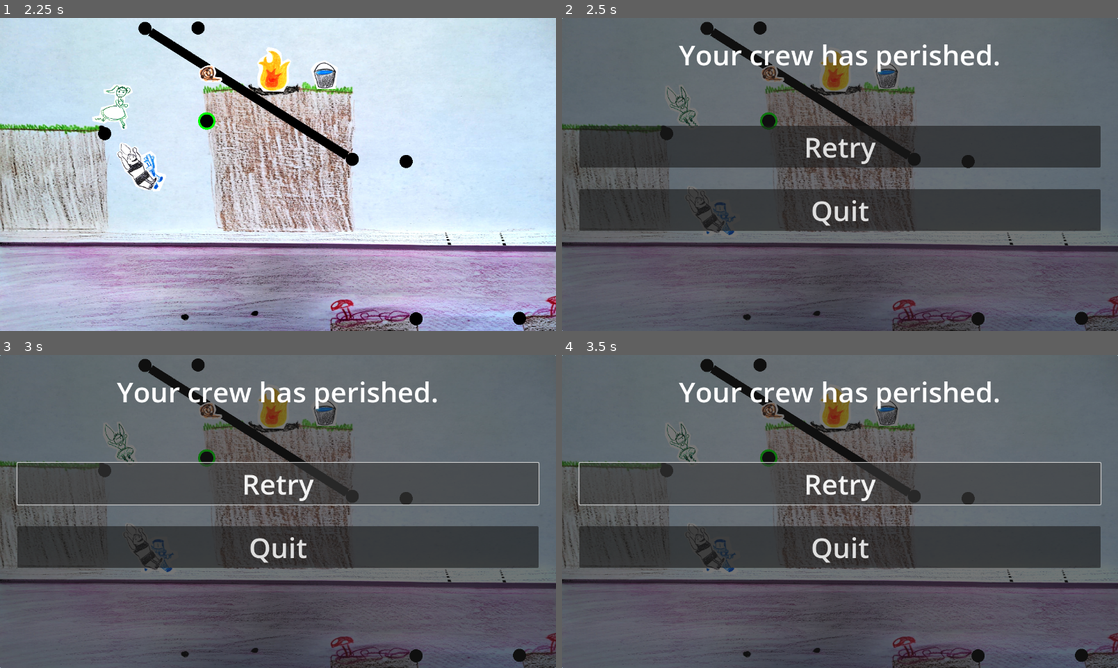
Above: before the commit, frames 1-4 (two rows, left to right).
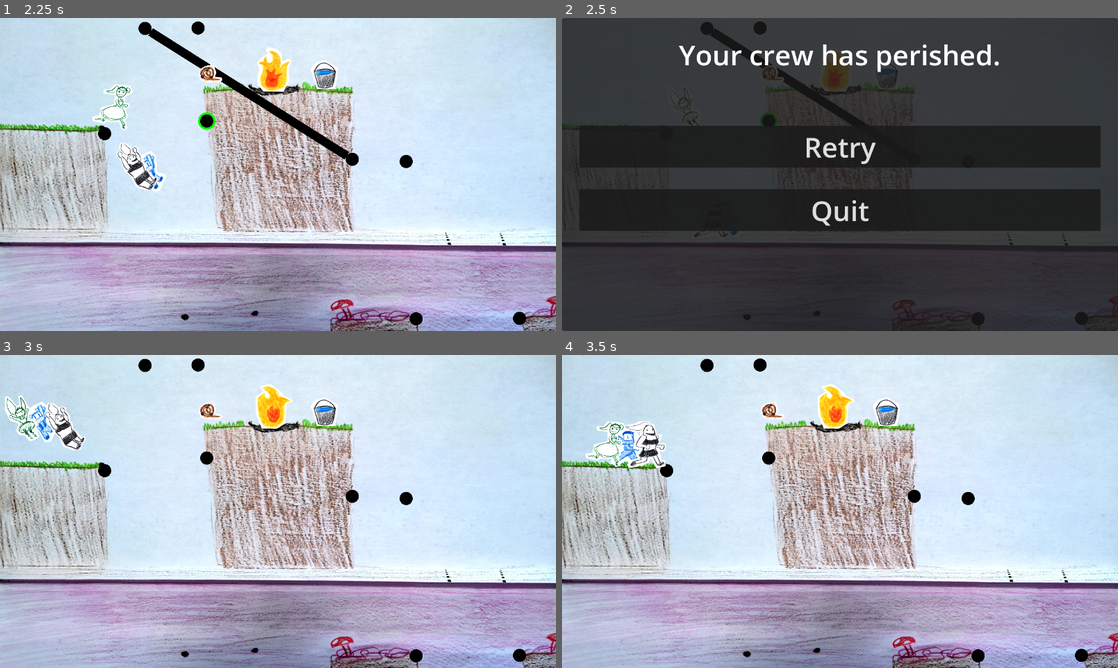
Above: after the commit, the same moments.

Repository: lambdaloop/crinkle-in-time
Game: Godot game, scene res://level1.tscn
The game is run twice, just before and just after one commit, with the same random seed, the same clock (stepped at 60 frames per second) and the same inputs.
Inputs (mouse positions are in pixels of both pictures, inside the frame that each line leads up to):
- Up to frame 1 (2.25 s): move the mouse to (144, 27) at 0.52 s; hold Right (ui_right) 0.53-2.03 s; click (144, 27) at 0.67 s; tap Up (ui_up) at 0.77, 1.52 s; move the mouse to (350, 158) at 1.27 s; click (350, 158) at 1.42 s; move the mouse to (205, 121) at 2.02 s; hold Left (ui_left) from 2.03 s (still down); click (205, 121) at 2.17 s
- Up to frame 2 (2.5 s): keep holding Left (ui_left)
- Up to frame 3 (3 s): release Left (ui_left) at 2.75 s; click (278, 483) at 2.75 s, where only the run after the commit has a clickable "Retry"
- Up to frame 4 (3.5 s): no input

Frame 1 is identical in both runs. In frame 2, 88% of the frame differs, in the area x 0-100%, y 0-100%; in frame 3, 99%; in frame 4, 99%.

Commit message:
retry screen hotfix

Diff:
--- a/level1.gd
+++ b/level1.gd
@@ -16,4 +16,4 @@
 func handle_death():
     var game_over_screen = game_over_scene.instantiate()
     self.add_child(game_over_screen)
-    get_tree().paused = true
+    #get_tree().paused = true
Not shown: 1 places in level1.tscn that only renumber resources
